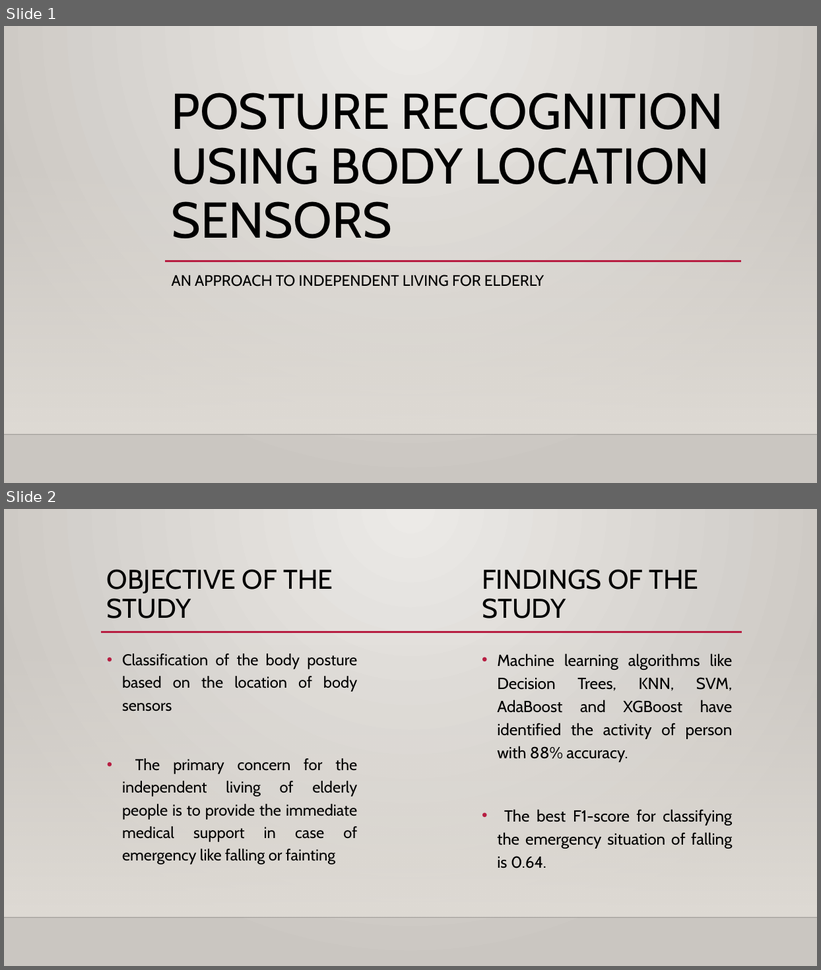
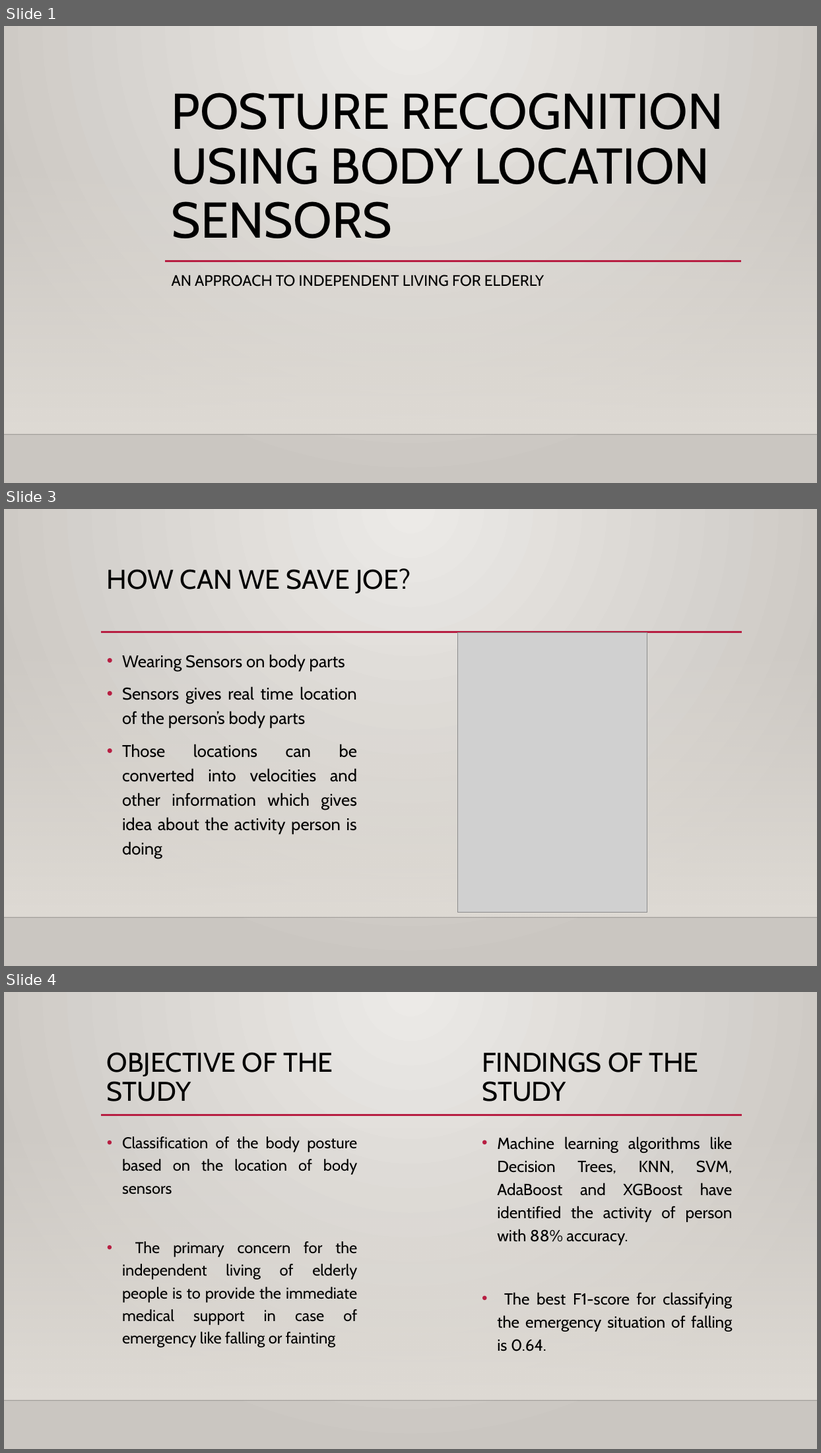
Before and after one commit to pgupta88/Springboard, a slide deck: Capstone_Two/Project Documentation/Technical Presentation.pptx. Shown one above the other, each under a label of ours: slides 1 and 2 before the commit, slides 1, 3 and 4 after it; the slides between them are not shown. The pictures are 821x970 and 821x1453 pixels, drawn with LibreOffice and Linux fonts; fonts in the diff are those of the drawing; grey boxes stand for pictures; background and template pictures are left out. Boxes give left, top, right and bottom in pixels: in the first picture for what was removed or moved away, otherwise in the second. Text is boxed around its words. In the diff, an @@ line names an element or a change of style, - is before the commit and + after.

```diff
--- a/Capstone_Two/Project Documentation/Technical Presentation.pptx
+++ b/Capstone_Two/Project Documentation/Technical Presentation.pptx
@@ slide 3 added at [4,509,817,966], background gradient #ECEAE7 to #CAC7C1; not listed: 3 template elements that a slide beside it also shows @@
@@ title added at [107,568,411,593], 32 pt, text #000000 @@
+HOW CAN WE SAVE JOE?
@@ picture added at [458,633,648,913] @@
@@ text added at [122,654,357,859], 20 pt, text #000000 @@
+• Wearing Sensors on body parts
+• Sensors gives real time location of the person’s body parts
+• Those locations can be converted into velocities and other information which gives idea about the activity person is doing
@@ what was slide 2 is now slide 4 @@
```
Also in this commit, not shown: 6 slides changed, 4 other slides added, 4 slides removed.
